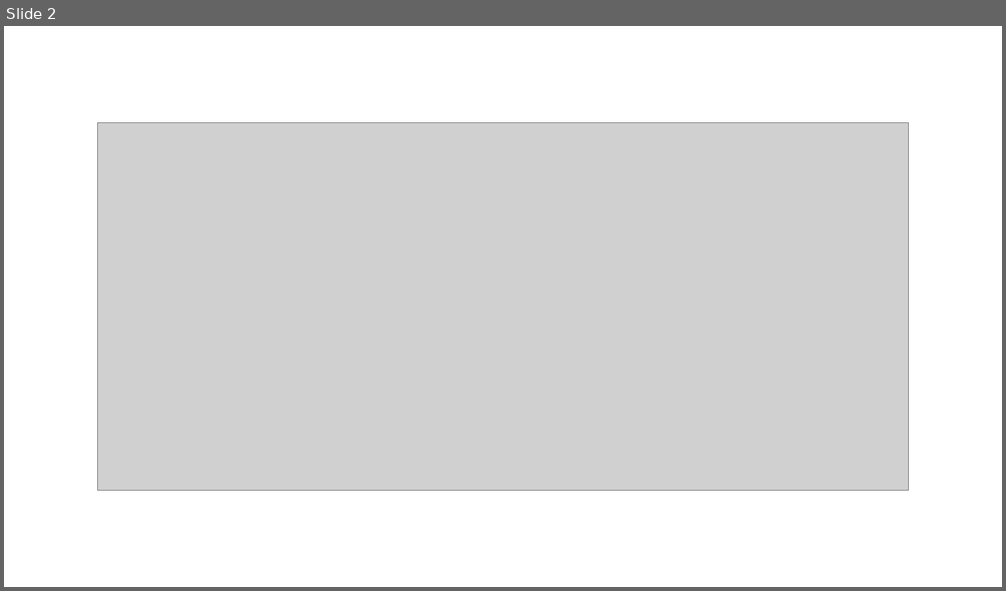
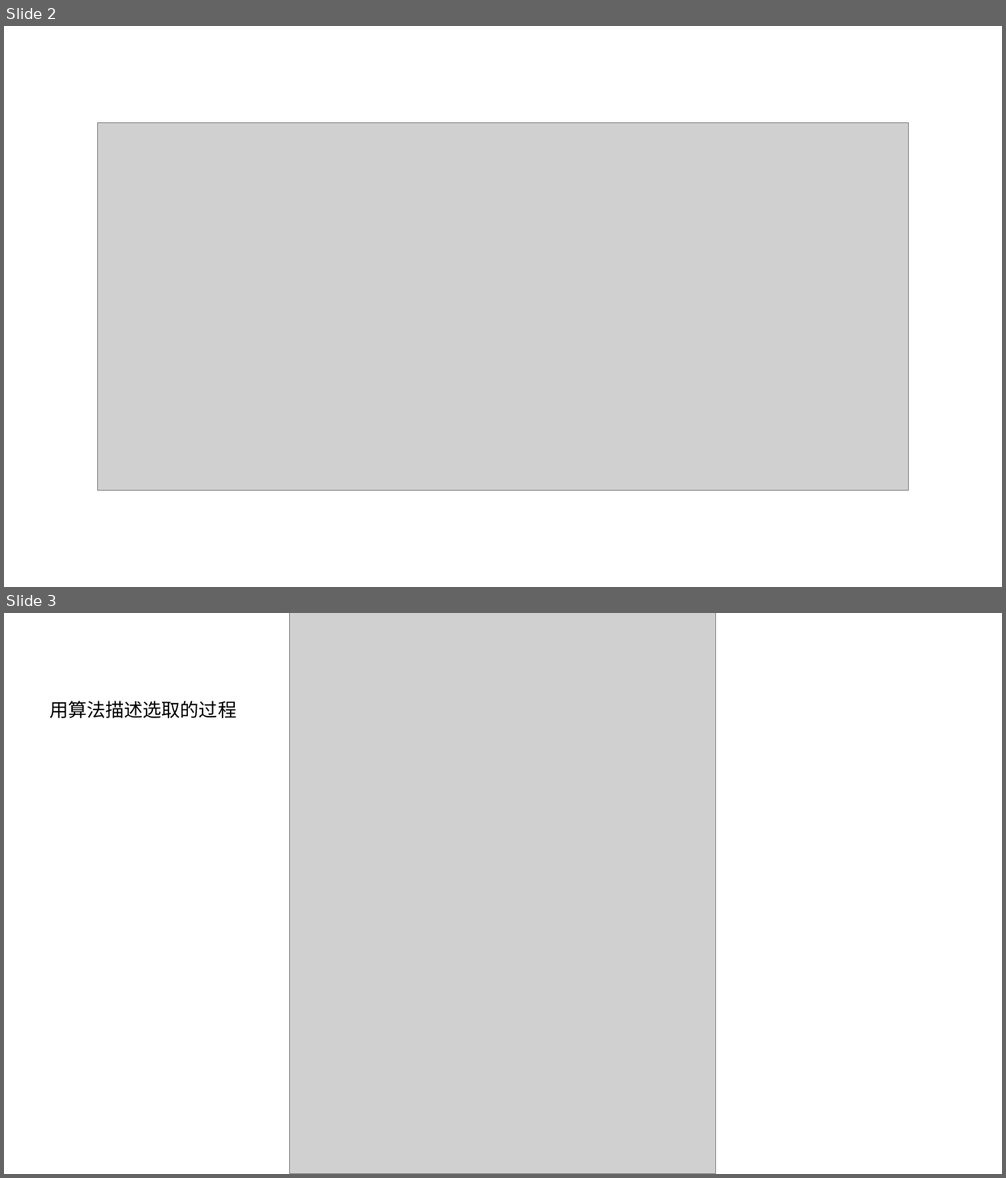
Before and after one commit to zjnyly/RheoServe-Paper, a slide deck: 论文草稿.pptx. Shown one above the other, each under a label of ours: slide 2 before the commit, slides 2 and 3 after it. The pictures are 1006x591 and 1006x1178 pixels, drawn with LibreOffice and Linux fonts; fonts in the diff are those of the drawing; grey boxes stand for pictures. Boxes give left, top, right and bottom in pixels: in the first picture for what was removed or moved away, otherwise in the second. Text is boxed around its words. In the diff, an @@ line names an element or a change of style, - is before the commit and + after.

```diff
--- a/论文草稿.pptx
+++ b/论文草稿.pptx
@@ slide 3 added at box(4, 613, 1002, 1174), background #FFFFFF @@
@@ picture added at box(290, 613, 716, 1174) @@
@@ text added at box(49, 700, 236, 718), 18 pt, text #000000 @@
+用算法描述选取的过程
```
Also in this commit, not shown: 1 other slide added, 9 other files.
